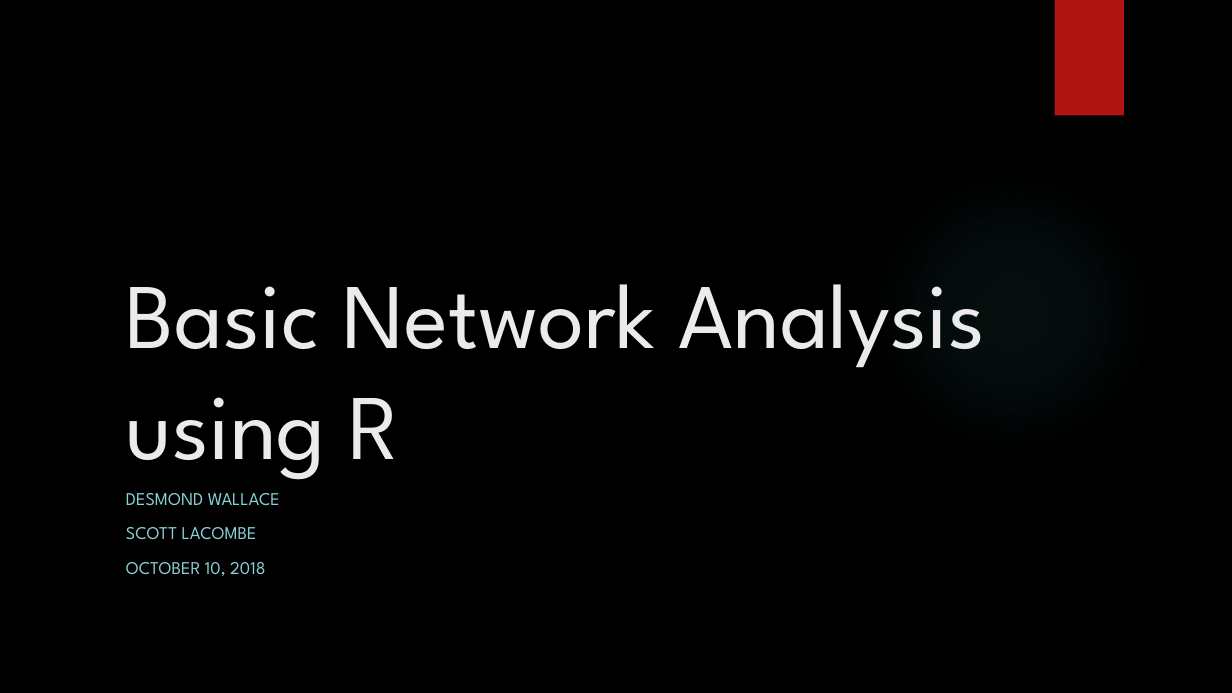
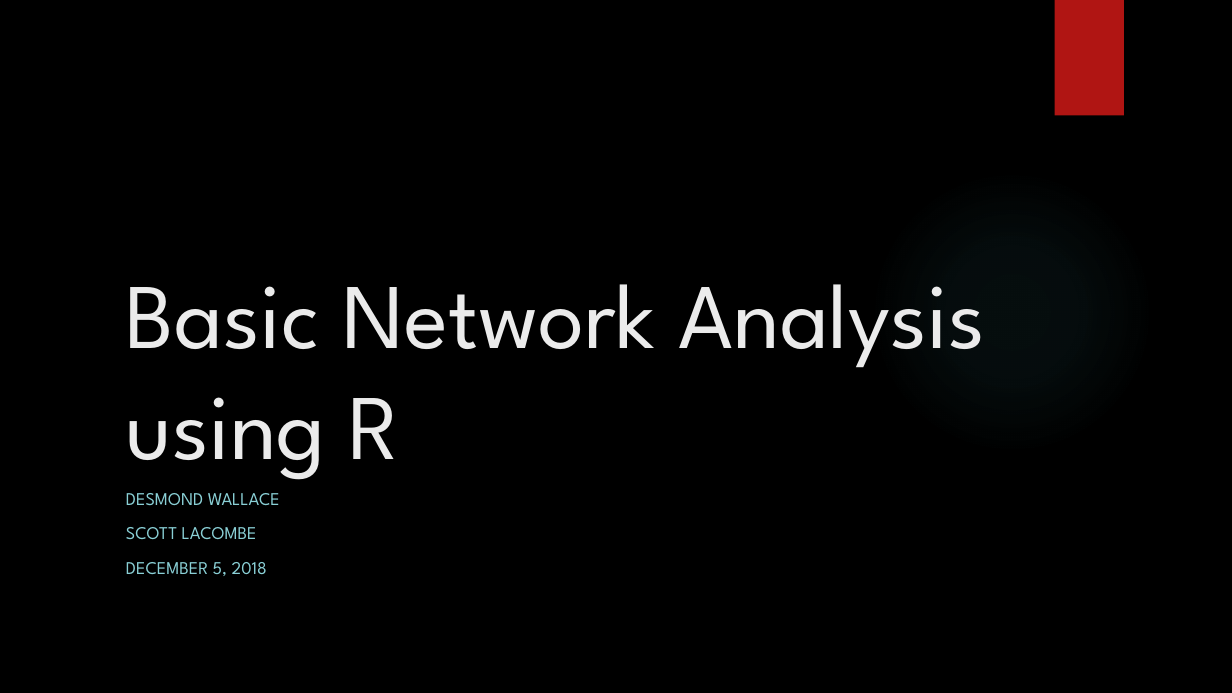
Before and after one commit to dwallc/Workshops, a slide deck: slide 1 of R/Basic Network Analysis Using R/Basic Network Analysis using R.pptx. Drawn at 1232x693 pixels with LibreOffice and Linux fonts; fonts in the diff are those of the drawing; background and template pictures are left out. Boxes give left, top, right and bottom in pixels: in the first picture for what was removed or moved away, otherwise in the second. Text is boxed around its words. In the diff, an @@ line names an element or a change of style, - is before the commit and + after.

```diff
--- a/R/Basic Network Analysis Using R/Basic Network Analysis using R.pptx
+++ b/R/Basic Network Analysis Using R/Basic Network Analysis using R.pptx
@@ subtitle at bbox=[126, 562, 267, 576]: text changed @@
-OCTOBER 10, 2018
+DECEMBER 5, 2018
```
Also in this commit, not shown: 3 other slides changed.
